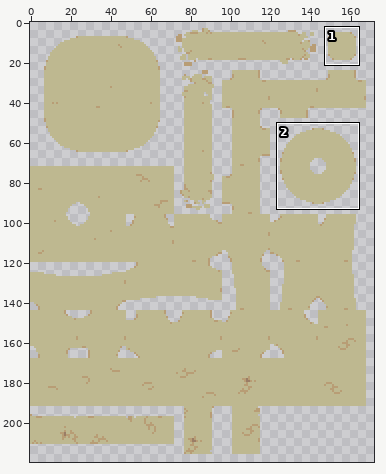
Edited in one commit: pixel-art file (assets_src/image/terrain/tilesets/grass_wide_road_tileset.ase). Above: a wide view before the commit, with the close-up outlined.
Close-up. Before:
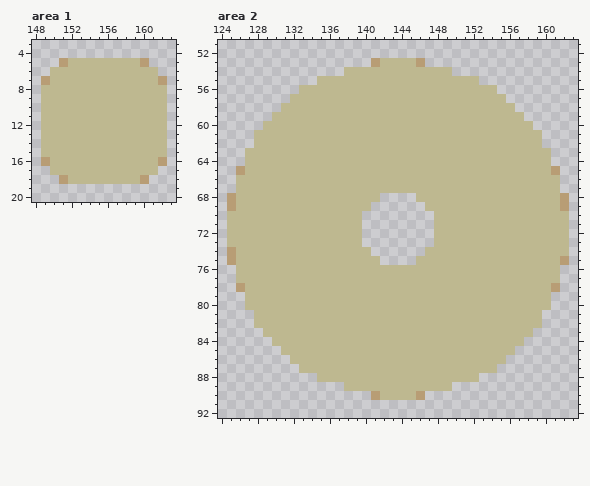
256x256 pixels, 1 frame. Pixels under 10% opacity are left out. Shown: area 1: x 148..163, y 3..20; area 2: x 124..163, y 51..92. The wide view leaves out empty margins. The commit also changed other parts of the picture, which this record leaves out.
Now the later version:
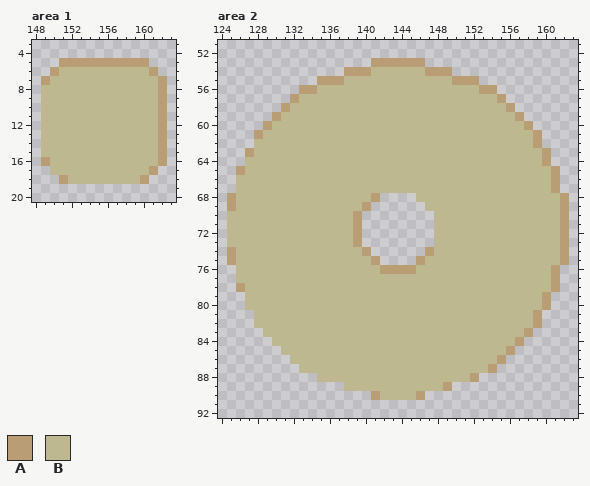
Palette (. is transparent): A #b89d75  B #beb890
Changes in this commit:
{"where": "area 1"}
{"y":5,"x":152,"old":"BBBBBBBB","new":"AAAAAAAA"}
{"y":6,"x":150,"old":"B","new":"A"}
{"y":6,"x":161,"old":"B","new":"A"}
{"y":8,"x":162,"old":"B","new":"A"}
{"y":9,"x":162,"old":"B","new":"A"}
{"y":10,"x":162,"old":"B","new":"A"}
{"y":11,"x":162,"old":"B","new":"A"}
{"y":12,"x":162,"old":"B","new":"A"}
{"y":13,"x":162,"old":"B","new":"A"}
{"y":14,"x":162,"old":"B","new":"A"}
{"y":15,"x":162,"old":"B","new":"A"}
{"y":17,"x":161,"old":"B","new":"A"}
{"where": "area 2"}
{"y":53,"x":142,"old":"BBBB","new":"AAAA"}
{"y":54,"x":138,"old":"BBB","new":"AAA"}
{"y":54,"x":147,"old":"BBB","new":"AAA"}
{"y":55,"x":135,"old":"BBB","new":"AAA"}
{"y":55,"x":150,"old":"BBB","new":"AAA"}
{"y":56,"x":133,"old":"BB","new":"AA"}
{"y":56,"x":153,"old":"BB","new":"AA"}
{"y":57,"x":132,"old":"B","new":"A"}
{"y":57,"x":155,"old":"B","new":"A"}
{"y":58,"x":131,"old":"B","new":"A"}
{"y":58,"x":156,"old":"B","new":"A"}
{"y":59,"x":130,"old":"B","new":"A"}
{"y":59,"x":157,"old":"B","new":"A"}
{"y":60,"x":129,"old":"B","new":"A"}
{"y":60,"x":158,"old":"B","new":"A"}
{"y":61,"x":128,"old":"B","new":"A"}
{"y":61,"x":159,"old":"B","new":"A"}
{"y":62,"x":159,"old":"B","new":"A"}
{"y":63,"x":127,"old":"B","new":"A"}
{"y":63,"x":160,"old":"B","new":"A"}
{"y":64,"x":160,"old":"B","new":"A"}
{"y":66,"x":161,"old":"B","new":"A"}
{"y":67,"x":161,"old":"B","new":"A"}
{"y":68,"x":141,"old":"B","new":"A"}
{"y":69,"x":140,"old":"B","new":"A"}
{"y":70,"x":139,"old":"B","new":"A"}
{"y":70,"x":162,"old":"B","new":"A"}
{"y":71,"x":139,"old":"B","new":"A"}
{"y":71,"x":162,"old":"B","new":"A"}
{"y":72,"x":139,"old":"B","new":"A"}
{"y":72,"x":162,"old":"B","new":"A"}
{"y":73,"x":139,"old":"B","new":"A"}
{"y":73,"x":162,"old":"B","new":"A"}
{"y":74,"x":140,"old":"B","new":"A"}
{"y":74,"x":147,"old":"B","new":"A"}
{"y":74,"x":162,"old":"B","new":"A"}
{"y":75,"x":141,"old":"B","new":"A"}
{"y":75,"x":146,"old":"B","new":"A"}
{"y":76,"x":142,"old":"BBBB","new":"AAAA"}
{"y":76,"x":161,"old":"B","new":"A"}
{"y":77,"x":161,"old":"B","new":"A"}
{"y":79,"x":160,"old":"B","new":"A"}
{"y":80,"x":160,"old":"B","new":"A"}
{"y":81,"x":159,"old":"B","new":"A"}
{"y":82,"x":159,"old":"B","new":"A"}
{"y":83,"x":158,"old":"B","new":"A"}
{"y":84,"x":157,"old":"B","new":"A"}
{"y":85,"x":156,"old":"B","new":"A"}
{"y":86,"x":155,"old":"B","new":"A"}
{"y":87,"x":154,"old":"B","new":"A"}
{"y":88,"x":152,"old":"B","new":"A"}
{"y":89,"x":149,"old":"B","new":"A"}
